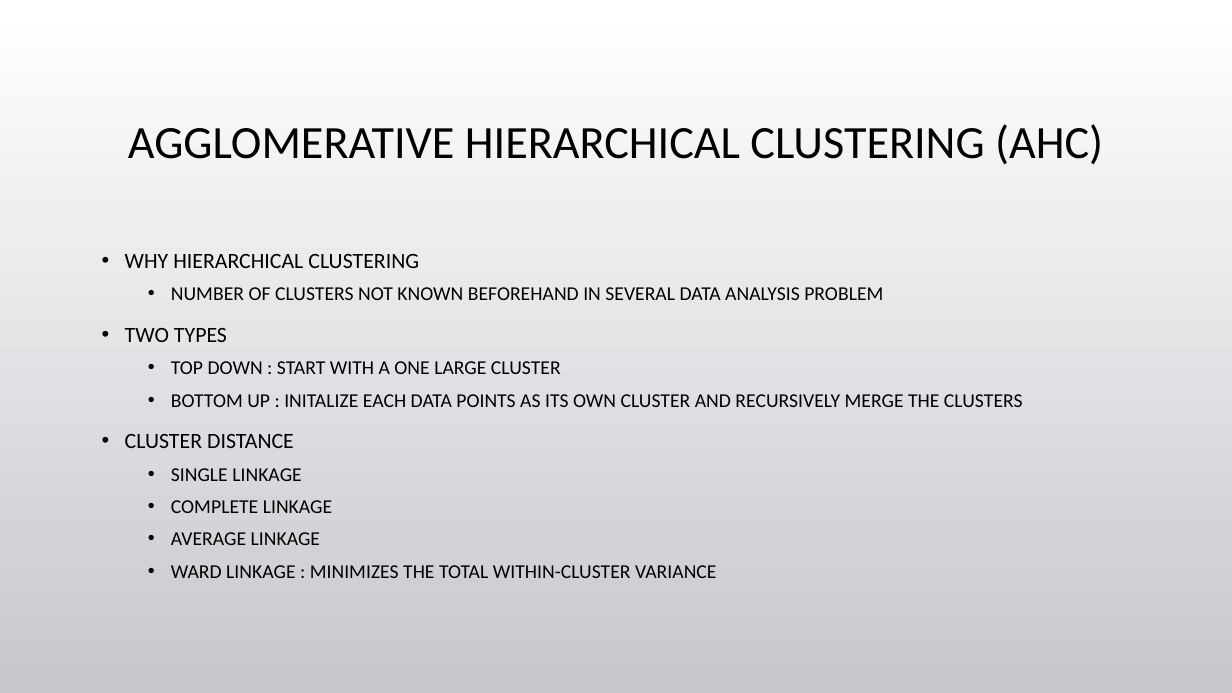
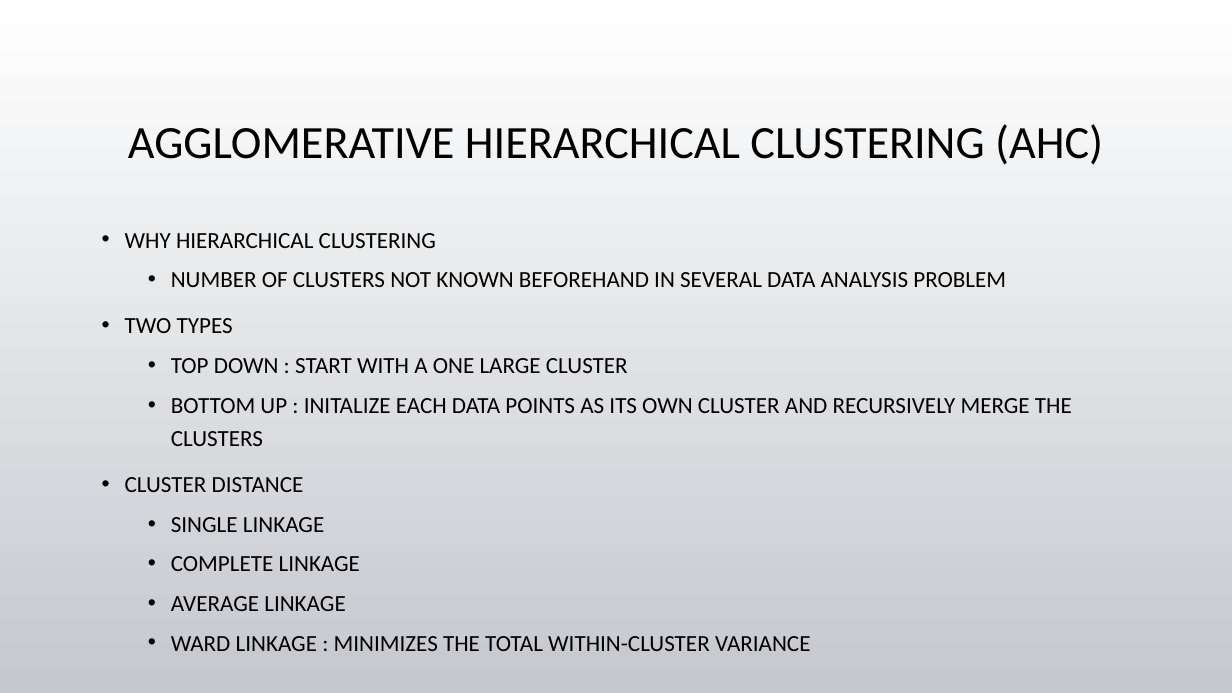
Before and after one commit to tgore03/CategorizeYoutubeVideos, a slide deck: slide 7 of Categorizing YouTube Videos.pptx (slide 8 before the commit). Drawn at 1232x693 pixels with LibreOffice and Linux fonts; fonts in the diff are those of the drawing; background and template pictures are left out. Boxes give left, top, right and bottom in pixels: in the first picture for what was removed or moved away, otherwise in the second. Text is boxed around its words. In the diff, an @@ line names an element or a change of style, - is before the commit and + after.

```diff
--- a/Categorizing YouTube Videos.pptx
+++ b/Categorizing YouTube Videos.pptx
@@ text "WHY HIERARCHICAL CLUSTERING": place and size @@
-text "WHY HIERARCHICAL CLUSTERING" at [125, 254, 1023, 578]
+text "WHY HIERARCHICAL CLUSTERING" at [125, 233, 1072, 651]
@@ text "WHY HIERARCHICAL CLUSTERING" at [125, 233, 1072, 651]: size 17 to 18 pt in "WHY HIERARCHICAL CLUSTERING", "TWO TYPES", "CLUSTER DISTANCE"; size 15.3 to 18 pt in "NUMBER OF CLUSTERS NOT KNOWN BEFOREHAND IN ...", "TOP DOWN : START WITH A ONE ...", "BOTTOM UP : INITALIZE EACH DATA POINTS ...", "SINGLE LINKAGE" and 3 more places; line spacing 1.1 to 1.2 @@
```
Also in this commit, not shown: 3 other slides changed, 1 slide added, 3 slides removed.
